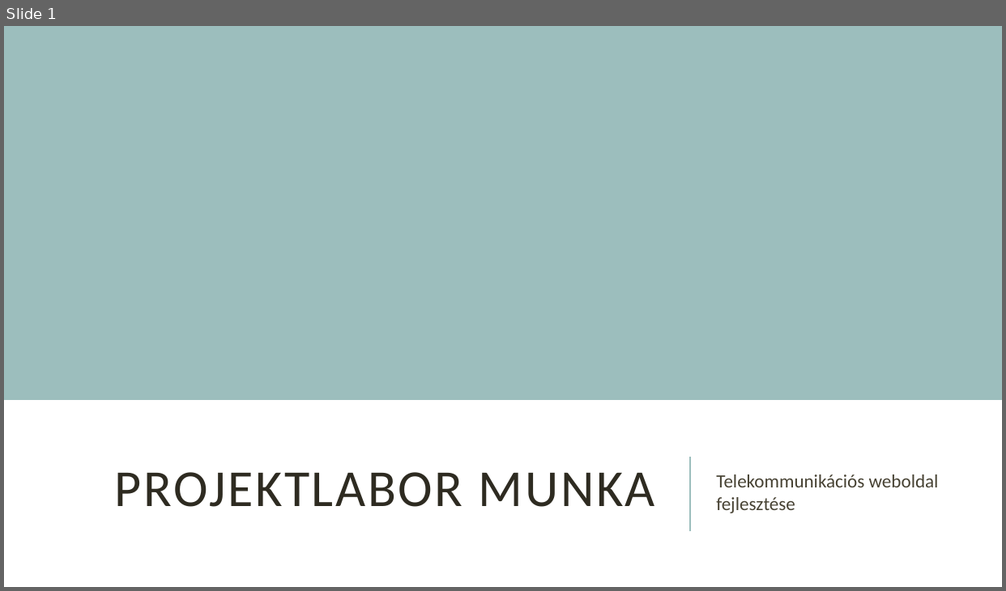
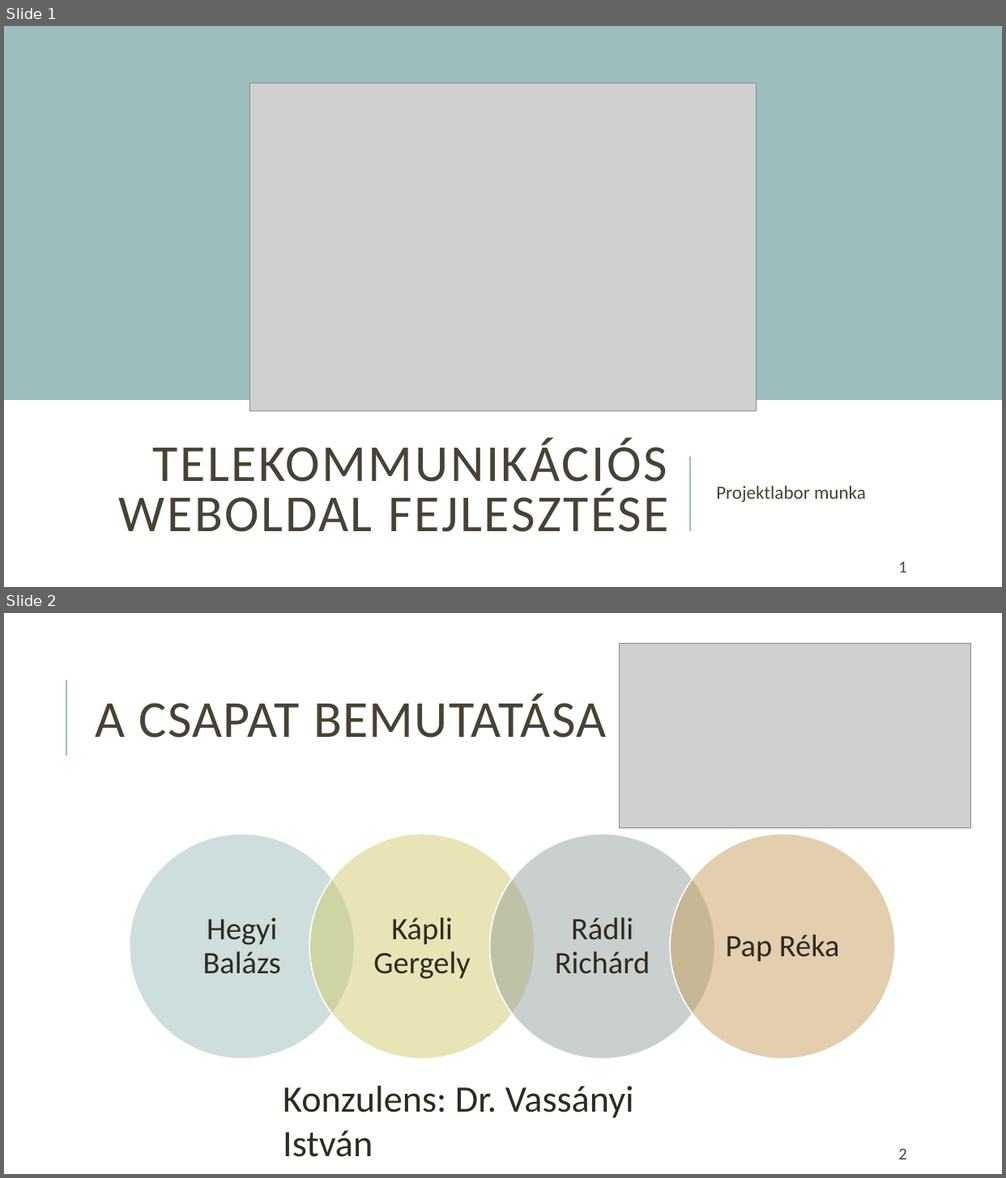
Before and after one commit to HegyiBazsi/Project-LAB-or-DIE, a slide deck: Projektlabor_bemutato.pptx. Shown one above the other, each under a label of ours: slide 1 before the commit, slides 1 and 2 after it. The pictures are 1006x591 and 1006x1178 pixels, drawn with LibreOffice and Linux fonts; fonts in the diff are those of the drawing; grey boxes stand for pictures. Boxes give left, top, right and bottom in pixels: in the first picture for what was removed or moved away, otherwise in the second. Text is boxed around its words. In the diff, an @@ line names an element or a change of style, - is before the commit and + after.

Commit message:
Prezi v1
Réka  hibájának kijavítása

```diff
--- a/Projektlabor_bemutato.pptx
+++ b/Projektlabor_bemutato.pptx
@@ slide 2 added at box(4, 613, 1002, 1174), background #FFFFFF @@
@@ picture added at box(620, 644, 971, 828) @@
@@ line added from (66, 756) to (66, 680), #9CBEBD 1.5 pt @@
@@ title added at box(96, 693, 606, 738), 50 pt, text #474233 @@
+A CSAPAT BEMUTATÁSA
@@ group added at box(129, 834, 896, 1059): 4 ellipses, 4 texts @@
+Hegyi Balázs
+Kápli Gergely
+Rádli Richárd
+Pap Réka
@@ text added at box(283, 1086, 634, 1157), 36 pt, text #2E2B21 @@
+Konzulens: Dr. Vassányi István
@@ page number added at box(898, 1148, 906, 1160), 16 pt, text #474233 @@
+2
@@ slide 1 changed as well @@
@@ picture added at box(249, 84, 756, 412) @@
@@ title at box(119, 438, 669, 532): text changed; text colour #2E2B21 to #474233 @@
-PROJEKTLABOR MUNKA
+TELEKOMMUNIKÁCIÓS WEBOLDAL FEJLESZTÉSE
@@ subtitle at box(716, 486, 866, 502): text changed @@
-Telekommunikációs weboldal fejlesztése
+Projektlabor munka
@@ page number added at box(898, 561, 906, 573), 16 pt, text #474233 @@
+1
```
Also in this commit, not shown: 7 other slides changed, 1 slide removed, 1 other file.
